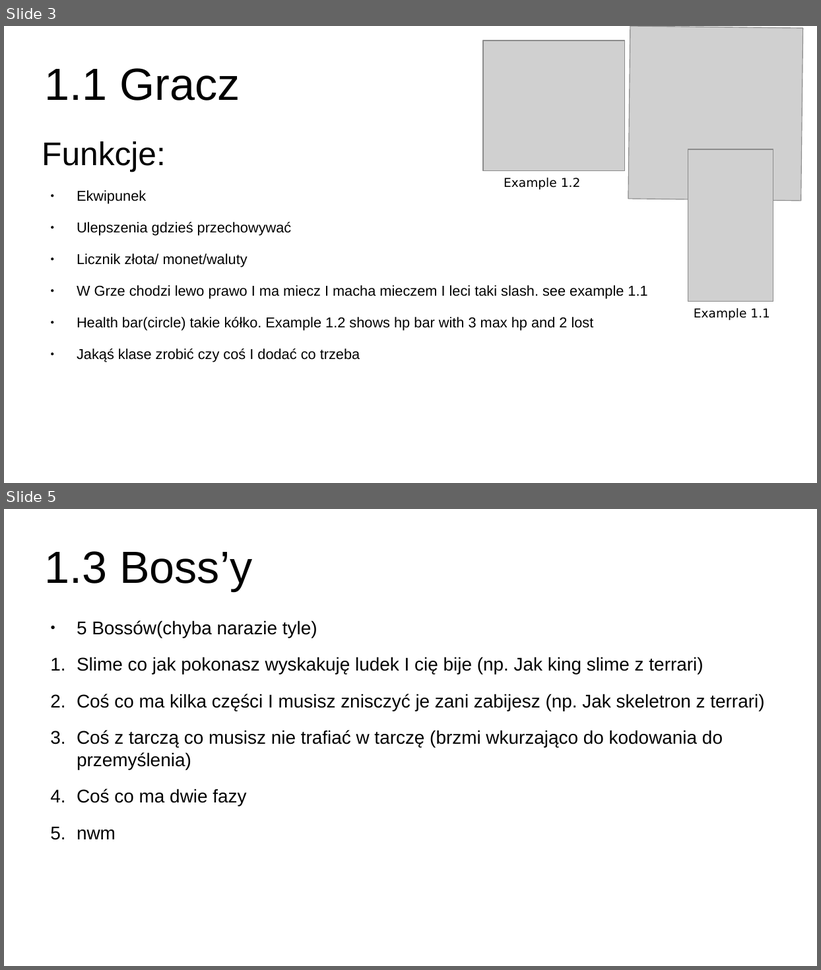
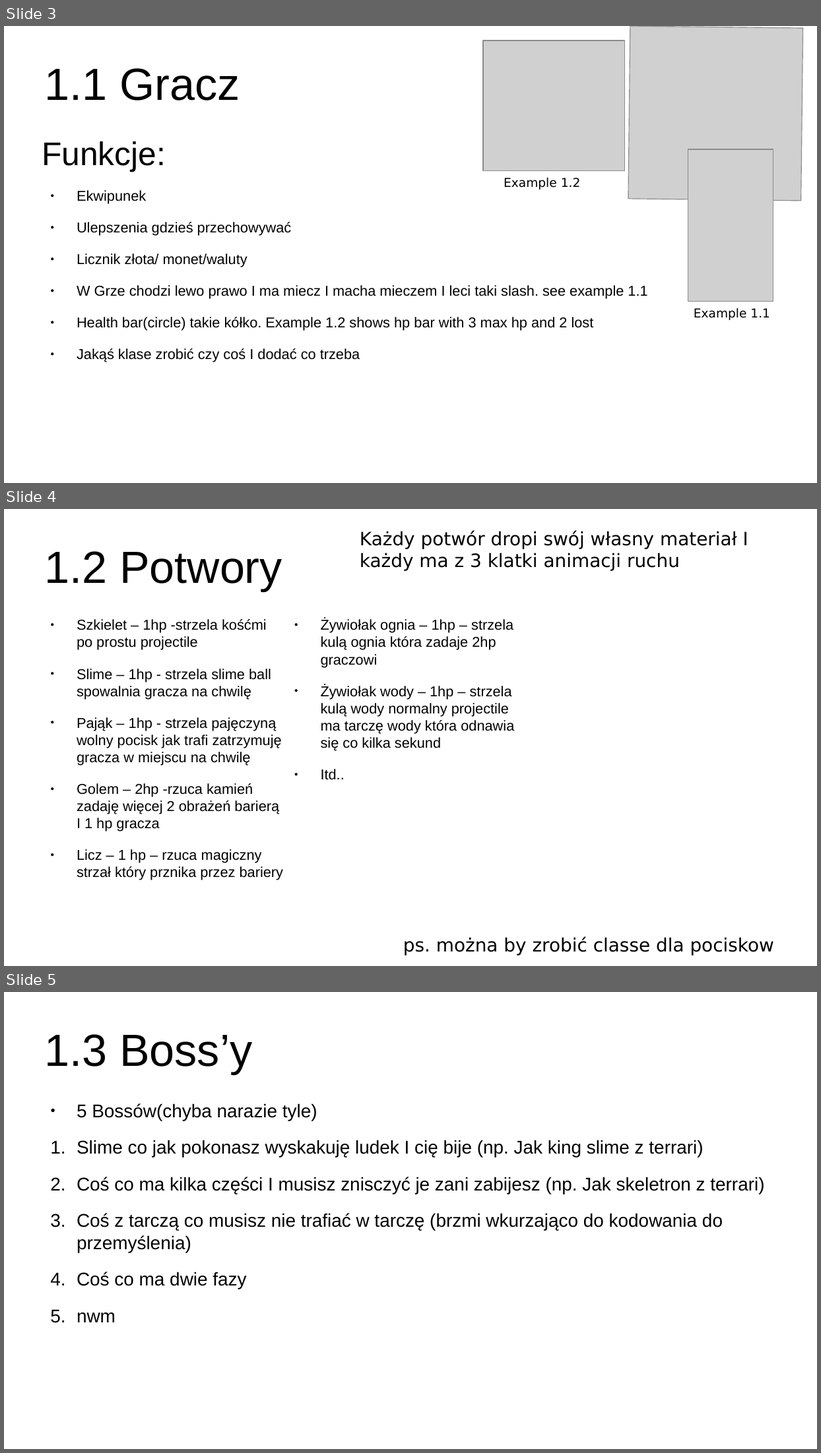
Before and after one commit to chaosbooy/Projeckt-Space-Invading, a slide deck: Planing and stuff/Plan.odp. Shown one above the other, each under a label of ours: slides 3 and 5 before the commit, slides 3, 4 and 5 after it; the slides between them are not shown. The pictures are 821x970 and 821x1453 pixels, drawn with LibreOffice and Linux fonts; fonts in the diff are those of the drawing; grey boxes stand for pictures. Boxes give left, top, right and bottom in pixels: in the first picture for what was removed or moved away, otherwise in the second. Text is boxed around its words. In the diff, an @@ line names an element or a change of style, - is before the commit and + after.

```diff
--- a/Planing and stuff/Plan.odp
+++ b/Planing and stuff/Plan.odp
@@ slide 4 added at [4,509,817,966], background #FFFFFF @@
@@ text added at [360,531,748,571], 18 pt, text #000000 @@
+Każdy potwór dropi swój własny materiał I
+każdy ma z 3 klatki animacji ruchu
@@ title added at [45,551,283,591], 44 pt, text #000000 @@
+1.2 Potwory
@@ text added at [77,619,514,832], 14 pt, text #000000 @@
+● Szkielet – 1hp -strzela kośćmi po prostu projectile
+● Slime – 1hp - strzela slime ball spowalnia gracza na chwilę
+● Pająk – 1hp - strzela pajęczyną wolny pocisk jak trafi zatrzymuję gracza w miejscu na chwilę
+● Golem – 2hp -rzuca kamień zadaję więcej 2 obrażeń barierą I 1 hp gracza
+● Licz – 1 hp – rzuca magiczny strzał który prznika przez bariery
+● Żywiołak ognia – 1hp – strzela kulą ognia która zadaje 2hp graczowi
+● Żywiołak wody – 1hp – strzela kulą wody normalny projectile ma tarczę wody która odnawia się co kilka sekund
+● Itd..
@@ text added at [403,937,775,955], 18 pt, text #000000 @@
+ps. można by zrobić classe dla pociskow
```
Also in this commit, not shown: 2 slides changed, 2 other slides added, 2 slides removed, 2 other files.
